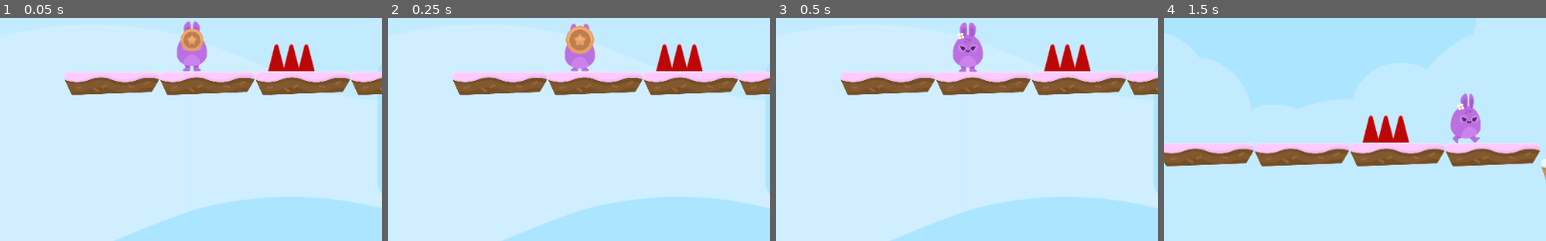
Above: before the commit, frames 1-4 (left to right).
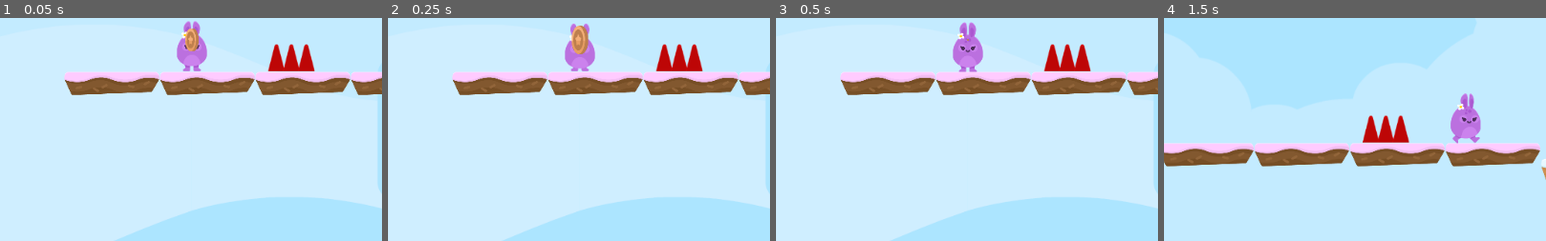
Above: after the commit, the same moments.

Repository: KennedyMungai/SimplePlatformer
Game: Godot game, scene res://Scenes/Levels/Level1.tscn
Same seed, same stepped clock (60 frames per second), same inputs: the game is played once before the commit and once after it.
Inputs:
- Up to frame 1 (0.05 s): no input
- Up to frame 2 (0.25 s): no input
- Up to frame 3 (0.5 s): no input
- Up to frame 4 (1.5 s): hold D (right) from 0.53 s (still down); tap W (jump) at 0.77 s
The pictures show only the part of the screen within x 25-75%, y 45-95%; the shares and areas given below are measured in that part.

The runs differ from the first frame. In frame 1, 0.3% of the frame differs, in the area x 47-54%, y 4-15%; in frame 2, 0.5%, in the area x 46-54%, y 3-17%; in frame 3, nothing differs; in frame 4, nothing differs.

Commit message:
Made the spin animation play by default

Diff:
--- a/Scenes/Coin.tscn
+++ b/Scenes/Coin.tscn
@@ -55,6 +55,8 @@
 [node name="AnimatedSprite" type="AnimatedSprite" parent="."]
 frames = SubResource( 1 )
 animation = "spin"
+frame = 2
+playing = true
 
 [node name="Area2D" type="Area2D" parent="."]
 collision_layer = 8
